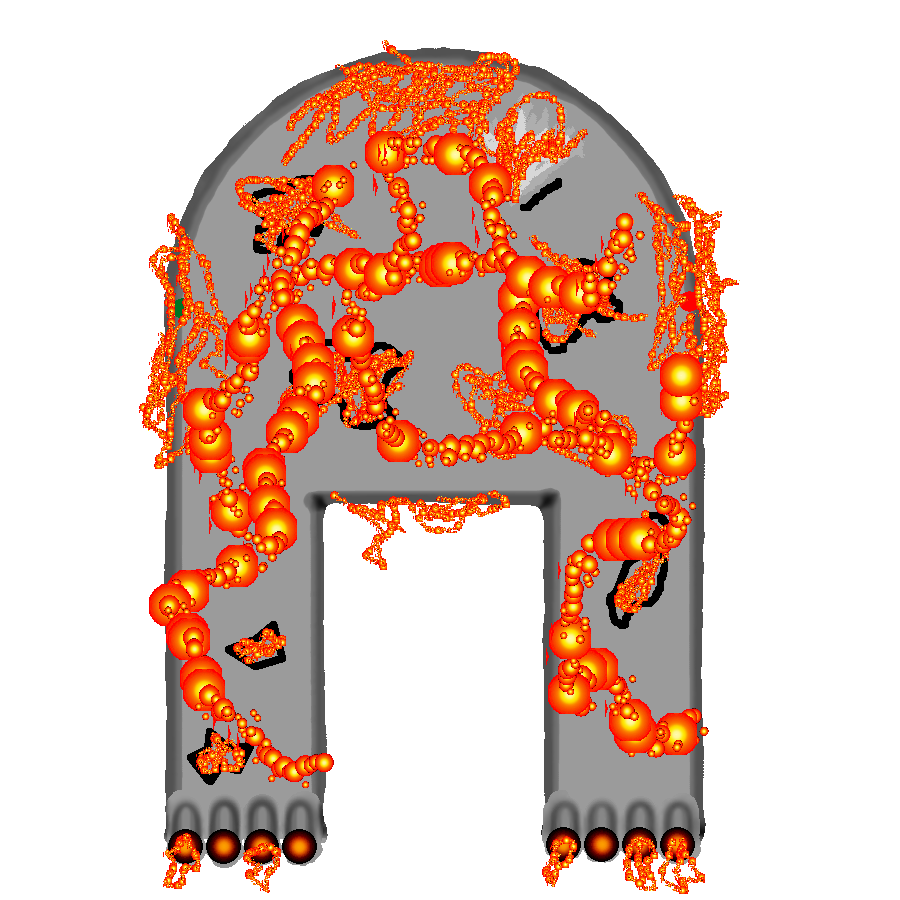
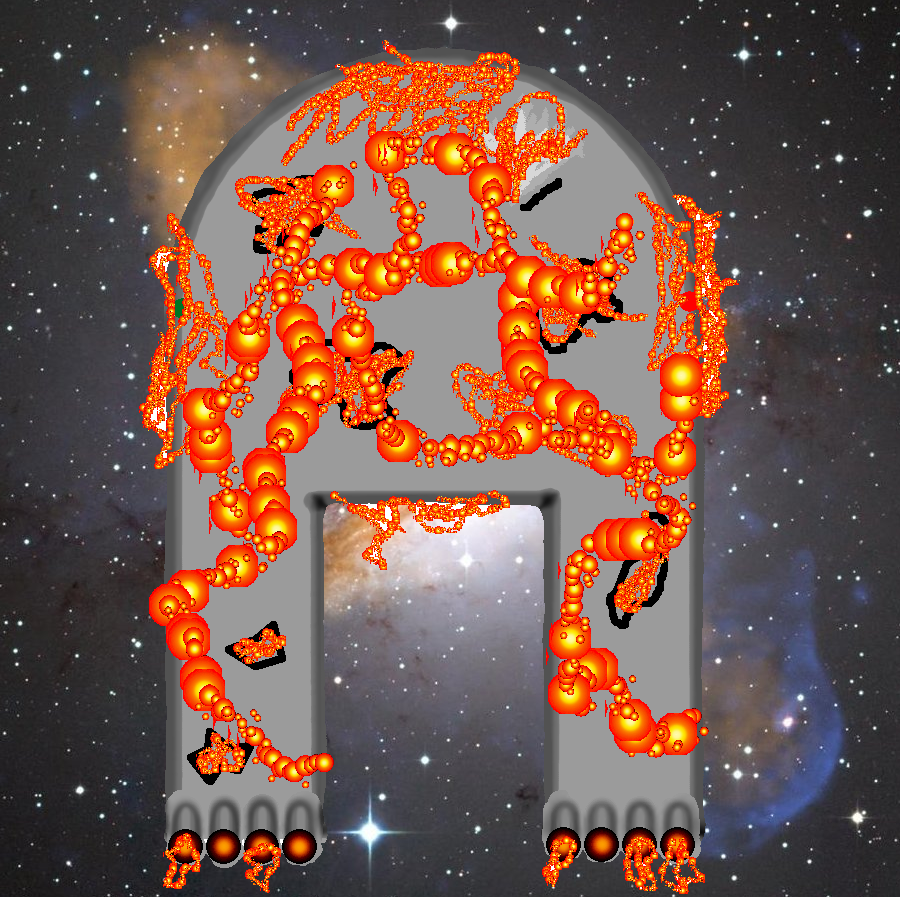
Comparing the layer stacks of the two 900px x 900px images. Changes:
added layer "dead ship background.png" over [0, 0, 900, 897]
